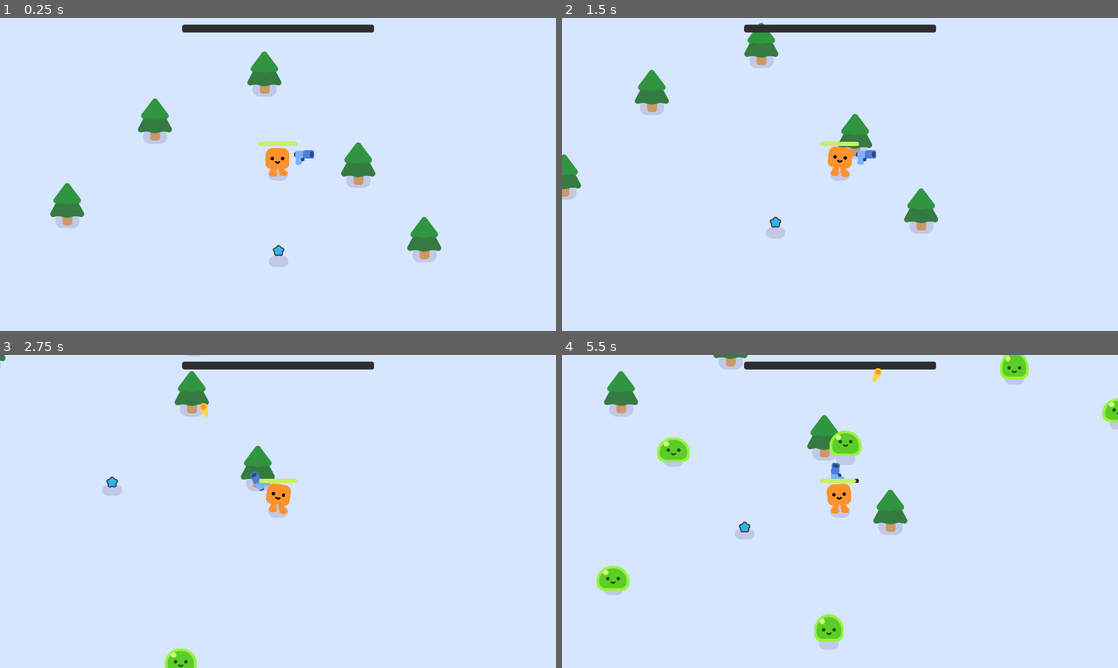
Above: before the commit, frames 1-4 (two rows, left to right).
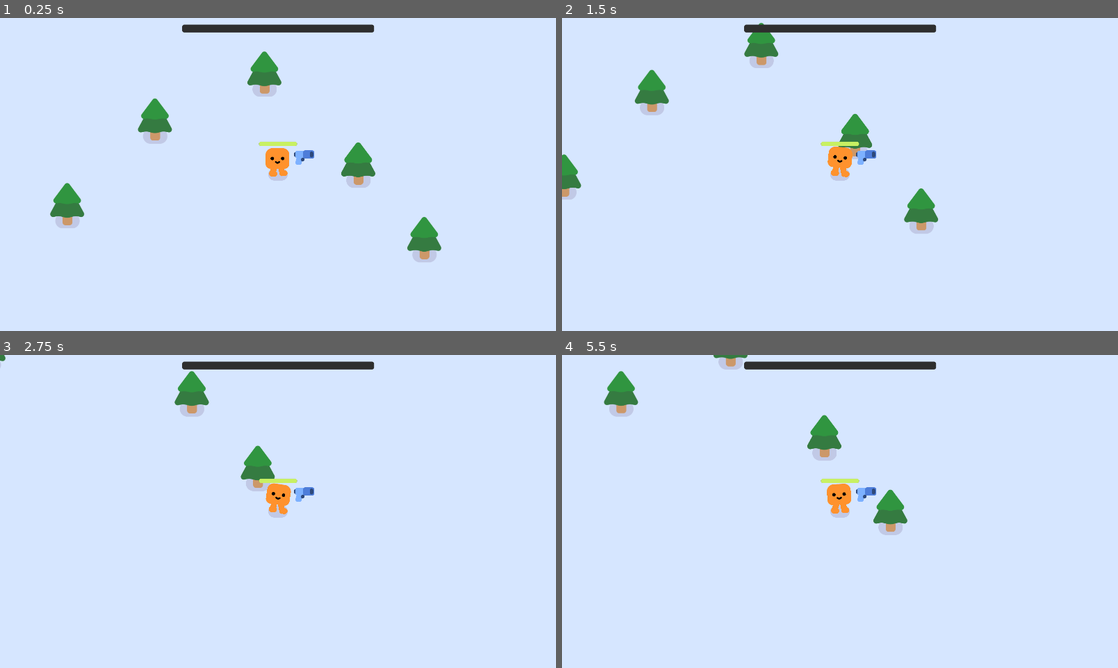
Above: after the commit, the same moments.

Repository: ManlyCreator/VampireSurvivor-Like
Game: Godot game, scene res://survivors_game.tscn
The game is run twice, just before and just after one commit, with the same random seed, the same clock (stepped at 60 frames per second) and the same inputs.
Inputs:
- Up to frame 1 (0.25 s): no input
- Up to frame 2 (1.5 s): tap Enter at 0.5 s; hold D (move_right) 0.53-1.28 s; hold S (move_down) from 1.28 s (still down)
- Up to frame 3 (2.75 s): release S (move_down) at 2.03 s; hold D (move_right) from 2.03 s (still down)
- Up to frame 4 (5.5 s): release D (move_right) at 2.78 s; hold W (move_up) 2.78-3.53 s; hold A (move_left) 3.53-5.03 s; hold S (move_down) from 5.03 s (still down)

The runs differ from the first frame. In frame 1, 0.2% of the frame differs, in the area x 48-52%, y 72-80%; in frame 2, 0.2%; in frame 3, 0.7%; in frame 4, 2.9%, in the area x 6-100%, y 0-94%.

Commit message:
Capped enemy spawn rate, implementing knockback

Diff:
--- a/bullet.gd
+++ b/bullet.gd
@@ -5,10 +5,11 @@
 @export var maxDistance: float = 1200.0
 
 var travelledDistance: float = 0
+var dir: Vector2
 
 
 func _physics_process(delta: float) -> void:
-	var dir: Vector2 = Vector2.RIGHT.rotated(rotation)
+	dir = Vector2.RIGHT.rotated(rotation)
 
 	position += dir * speed * delta
 	travelledDistance += speed * delta
@@ -19,4 +20,4 @@
 
 func _on_body_entered(body: Node2D) -> void:
 	if body.has_method("takeDamage"):
-		body.takeDamage()
+		body.takeDamage(dir)
--- a/gun.tscn
+++ b/gun.tscn
@@ -25,7 +25,7 @@
 position = Vector2(25, -11)
 
 [node name="Timer" type="Timer" parent="."]
-wait_time = 0.25
+wait_time = 2.0
 autostart = true
 
 [connection signal="timeout" from="Timer" to="." method="_on_timer_timeout"]
--- a/player.gd
+++ b/player.gd
@@ -8,7 +8,6 @@
 @export var speed: float = 500.0
 @export var health: float = 100.0
 
-# TODO: Cap enemy spawns to a certain amount
 # TODO: Impulse on enemy when shot (backwards acceleration)
 # TODO: Add an extra gun on each level up
 
--- a/slime.gd
+++ b/slime.gd
@@ -1,13 +1,21 @@
 extends CharacterBody2D
 
 
+signal mobKilled
+
 const SMOKE: PackedScene = preload("res://smoke_explosion/smoke_explosion.tscn")
 const STAR: PackedScene = preload("res://star.tscn")
+const IMPULSE_FORCE: float = 400.0
+const IMPULSE_DECEL: float = 400.0
 
 @export var speed: float = 300.0
 @export var health: float = 100.0
 
 @onready var player: CharacterBody2D = $/root/Game/Player
+
+var accelerating: bool = false
+var impulseDir: Vector2 = Vector2.ONE
+var impulseVel: Vector2 = Vector2.ZERO
 
 
 func _ready() -> void:
@@ -17,13 +25,21 @@
 func _physics_process(delta: float) -> void:
 	var dir: Vector2 = global_position.direction_to(player.global_position)
 
-	velocity = dir * speed
+	velocity = dir * speed + impulseVel
+
+	impulseVel = clamp(impulseVel - impulseDir * IMPULSE_DECEL * delta, Vector2.ZERO, impulseDir * IMPULSE_FORCE)
 
 	move_and_slide()
 
 
-func takeDamage() -> void:
-	health -= 10
+func takeDamage(dir: Vector2) -> void:
+	health -= 25.0
+
+	impulseDir = dir.normalized()
+	impulseVel = impulseDir * IMPULSE_FORCE
+	#if dir.dot(Vector2.RIGHT) < 0.0:
+		#impulseDir *= -1.0
+	print(impulseDir)
 
 	if health <= 0:
 		var smoke: Node2D = SMOKE.instantiate()
@@ -34,6 +50,8 @@
 		star.position = global_position
 		$/root/Game.add_child(star)
 
+		mobKilled.emit()
+
 		queue_free()
 
 	$Slime.play_hurt()
--- a/survivors_game.gd
+++ b/survivors_game.gd
@@ -1,8 +1,9 @@
 extends Node2D
 
-
+const MAX_MOBS: int = 1
 const MOB: PackedScene = preload("res://slime.tscn")
 
+var numMobs: int = 0
 
 func spawnMob():
 	var mob: CharacterBody2D = MOB.instantiate()
@@ -10,13 +11,20 @@
 	%PathFollow2D.progress_ratio = randf()
 	mob.position = %PathFollow2D.global_position
 
+	mob.mobKilled.connect(_on_mob_killed)
 	add_child(mob)
+
+	numMobs += 1
 
 
 func _on_timer_timeout() -> void:
-	spawnMob()
+	if numMobs < MAX_MOBS:
+		spawnMob()
 
 
 func _on_player_health_depleted() -> void:
 	%GameOver.visible = true
 	get_tree().paused = true
+
+func _on_mob_killed() -> void:
+	numMobs -= 1
--- a/survivors_game.tscn
+++ b/survivors_game.tscn
@@ -1,9 +1,8 @@
-[gd_scene load_steps=6 format=3 uid="uid://lbpgutqu5p8h"]
+[gd_scene load_steps=5 format=3 uid="uid://lbpgutqu5p8h"]
 
 [ext_resource type="PackedScene" uid="uid://opheu4kytkli" path="res://player.tscn" id="1_3cish"]
 [ext_resource type="Script" uid="uid://coru4l2jbryfs" path="res://survivors_game.gd" id="1_qqaft"]
 [ext_resource type="PackedScene" uid="uid://cwmb4ixvadfmk" path="res://tree.tscn" id="2_y3pti"]
-[ext_resource type="PackedScene" uid="uid://bff05o0yslujt" path="res://star.tscn" id="4_qqaft"]
 
 [sub_resource type="Curve2D" id="Curve2D_l26od"]
 _data = {
@@ -85,8 +84,5 @@
 theme_override_font_sizes/font_size = 86
 text = "Game Over"
 
-[node name="Star" parent="." instance=ExtResource("4_qqaft")]
-position = Vector2(962, 803)
-
 [connection signal="healthDepleted" from="Player" to="." method="_on_player_health_depleted"]
 [connection signal="timeout" from="Timer" to="." method="_on_timer_timeout"]
